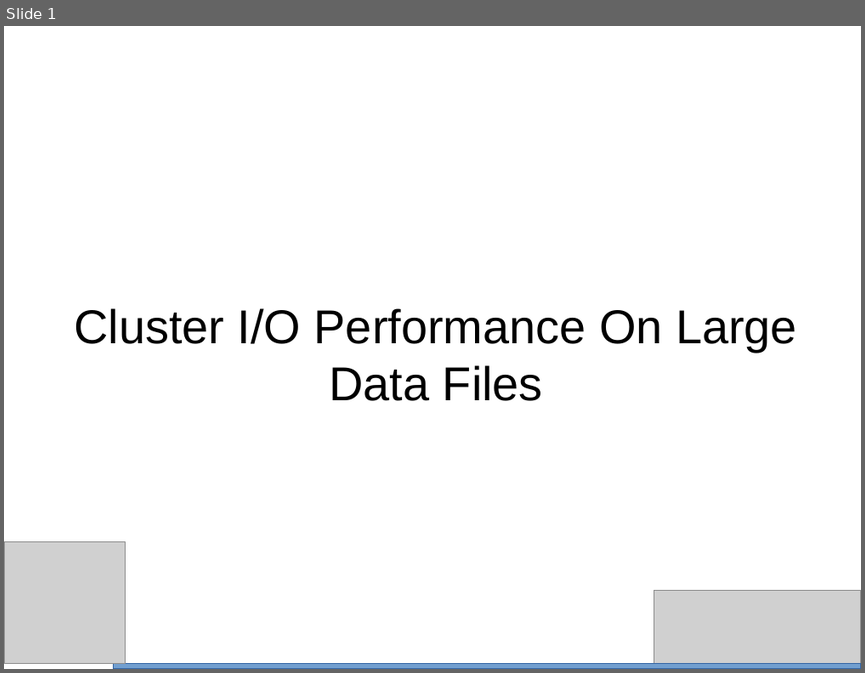
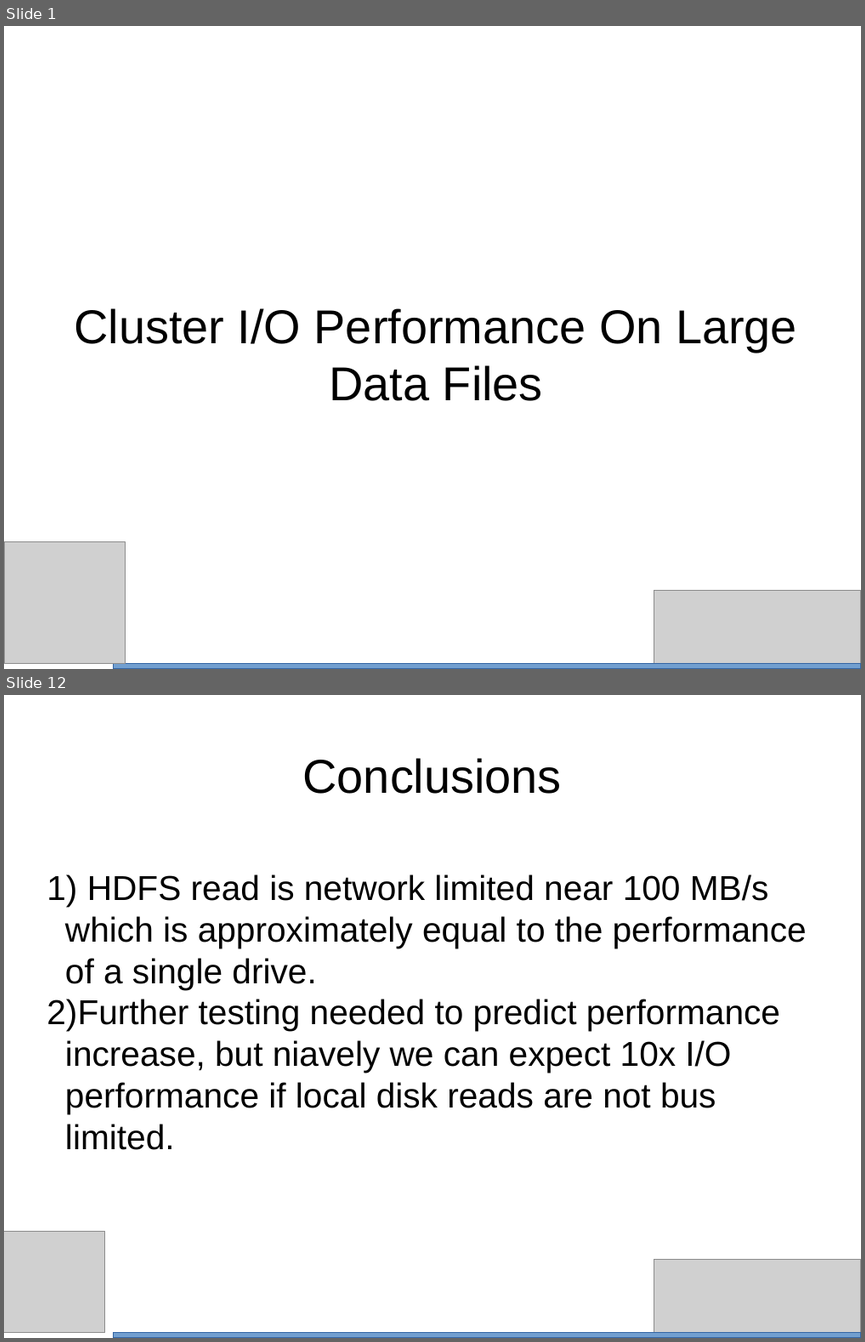
Before and after one commit to bth5032/CMS, a slide deck: Summer_2015/IOHeavyCI/Results/Powerpoint/performance.odp. Shown one above the other, each under a label of ours: slide 1 before the commit, slides 1 and 12 after it; the slides between them are not shown. The pictures are 865x673 and 865x1342 pixels, drawn with LibreOffice and Linux fonts; fonts in the diff are those of the drawing; grey boxes stand for pictures. Boxes give left, top, right and bottom in pixels: in the first picture for what was removed or moved away, otherwise in the second. Text is boxed around its words. In the diff, an @@ line names an element or a change of style, - is before the commit and + after.

Commit message:
completed draft of performance powerpoint

```diff
--- a/Summer_2015/IOHeavyCI/Results/Powerpoint/performance.odp
+++ b/Summer_2015/IOHeavyCI/Results/Powerpoint/performance.odp
@@ slide 12 added at <box>4,695,861,1338</box>, background #FFFFFF @@
@@ title added at <box>303,758,562,794</box>, 44 pt, text #000000 @@
+Conclusions
@@ subtitle added at <box>46,874,806,1150</box>, 32 pt, text #000000 @@
+1) HDFS read is network limited near 100 MB/s which is approximately equal to the performance of a single drive.
+2) Further testing needed to predict performance increase, but niavely we can expect 10x I/O performance if local disk reads are not bus limited.
@@ picture added at <box>4,1231,105,1333</box> @@
@@ picture added at <box>653,1259,861,1338</box> @@
@@ rectangle added at <box>113,1333,861,1338</box>, fill #729FCF, outline #3465A4 0 pt @@
```
Also in this commit, not shown: 1 slide changed, 9 other slides added, 1 other file.
